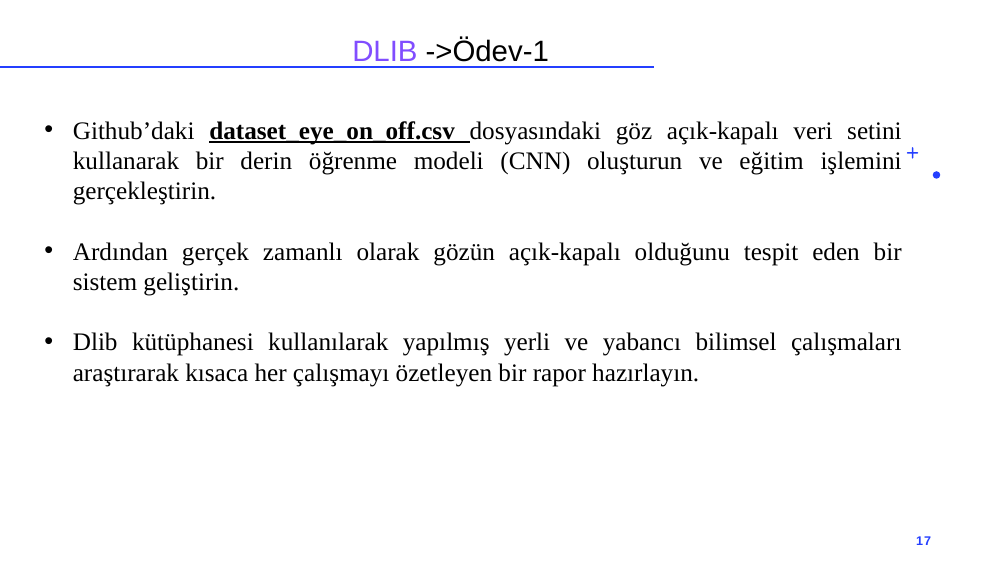
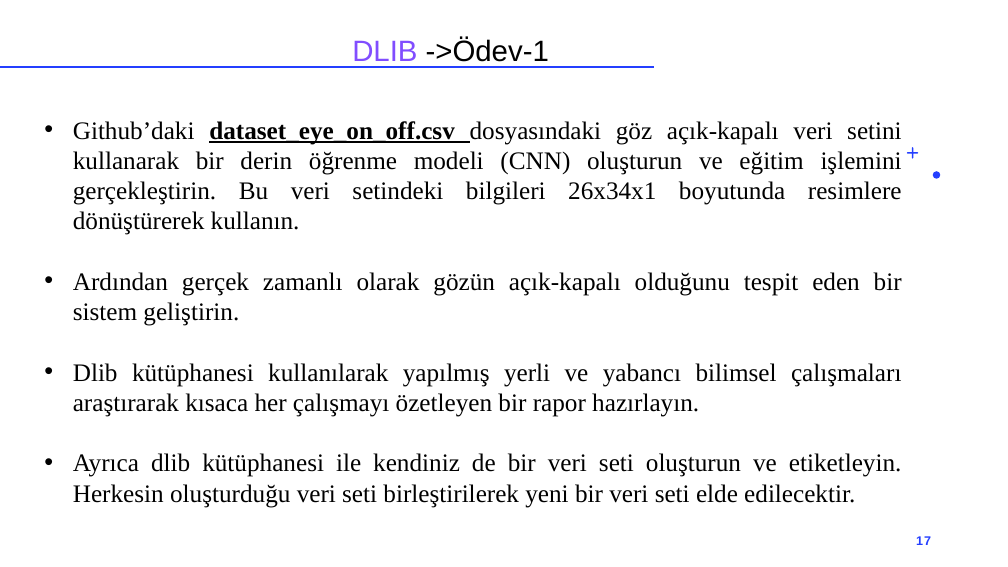
Before and after one commit to akaraci/DerinOgrenmeGercekZamanliSistemler, a slide deck: slide 17 of Sunumlar/Sunum-1.pptx. Drawn at 1008x567 pixels with LibreOffice and Linux fonts; fonts in the diff are those of the drawing. Boxes give left, top, right and bottom in pixels: in the first picture for what was removed or moved away, otherwise in the second. Text is boxed around its words. In the diff, an @@ line names an element or a change of style, - is before the commit and + after.

```diff
--- a/Sunumlar/Sunum-1.pptx
+++ b/Sunumlar/Sunum-1.pptx
@@ text at (73, 121, 902, 235): text changed @@
-• Github’daki dataset_eye_on_off.csv dosyasındaki göz açık-kapalı veri setini kullanarak bir derin öğrenme modeli (CNN) oluşturun ve eğitim işlemini gerçekleştirin.
+• Github’daki dataset_eye_on_off.csv dosyasındaki göz açık-kapalı veri setini kullanarak bir derin öğrenme modeli (CNN) oluşturun ve eğitim işlemini gerçekleştirin. Bu veri setindeki bilgileri 26x34x1 boyutunda resimlere dönüştürerek kullanın.
@@ text at (73, 453, 902, 508): paragraph added @@
+• Ayrıca dlib kütüphanesi ile kendiniz de bir veri seti oluşturun ve etiketleyin. Herkesin oluşturduğu veri seti birleştirilerek yeni bir veri seti elde edilecektir.
```
Also in this commit, not shown: 2 other slides changed.
